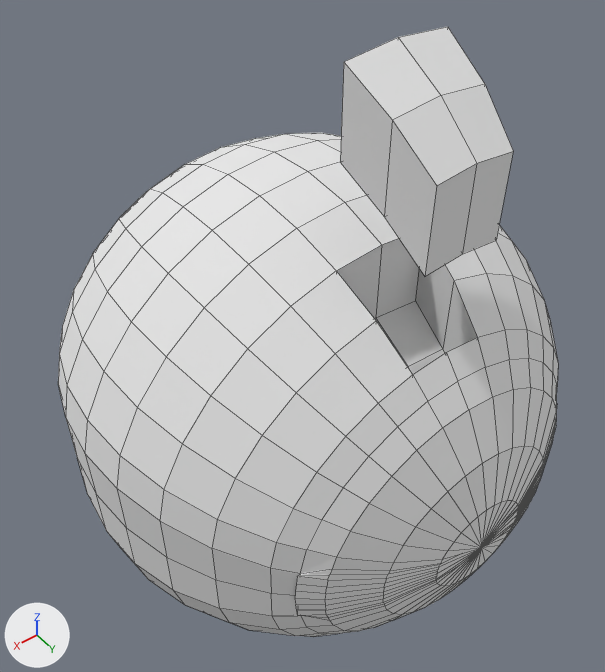
One commit to the Blender file Assets/models/guide/guide01.blend: the scene before it, then after it.
Before and after are seen from a camera (50 mm lens) standing at (0.367, 0.483, 0.625) and looking at (0.008, 0.003, 0.07). Every picture has the same lights, and +X, +Y and +Z are marked at lower left. Mesh edges are drawn as thin lines.

Names of what the first picture shows: 'body'.
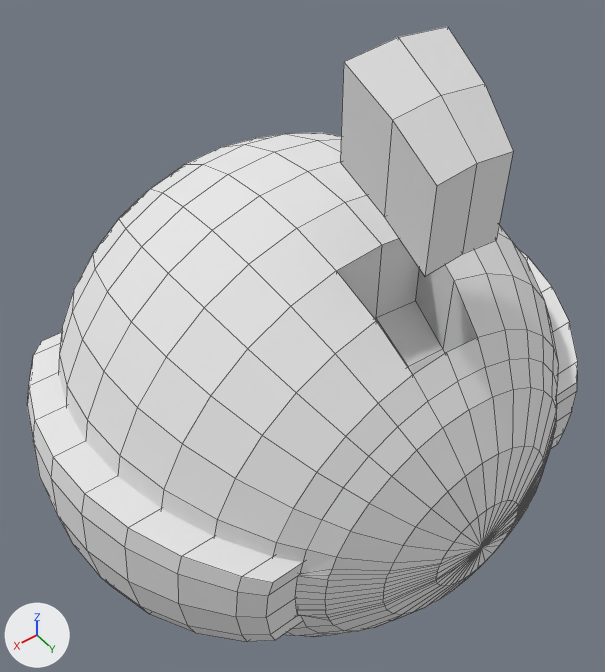
Where the change shows, as pixel boxes [x1, y1, x2, y2] in the pictures (605 x 672 px):
'arms', shown: after [27, 250, 578, 642]

Edits to the bpy script that builds the scene:
```text
Change me_sphere:
    where me_sphere.from_pydata(...)  # 200 vertices, 196 faces; spans x -1.11..1.11, y -0.29..0.29, z -0.77..0.63
    used by ob_arms; location = (0.0, 0.0, 0.0)
    me_sphere part 1: all faces are now shaded flat (196 of 196 changed)
Change ob_arms:
    remove ob_arms.hide_set(True)  # its collection is switched off
    ob_arms.rotation_euler: (0.0, 0.0, 0.0) -> (1.571, 0.0, 0.0)  # degrees (0, 0, 0) -> degrees (90, 0, 0)
    ob_arms.scale: (1.0, 1.0, 1.0) -> (0.25, 0.25, 0.25)
```
